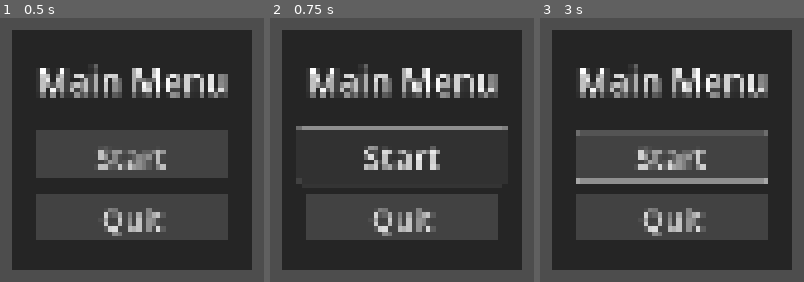
Above: before the commit, frames 1-3 (left to right).
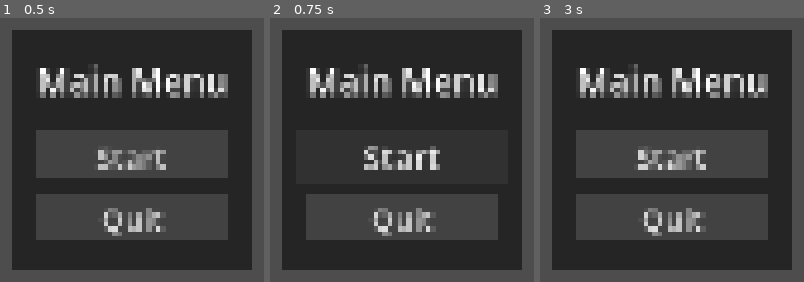
Above: after the commit, the same moments.

Repository: Paraross/geo-app
Game: Godot game, scene res://scenes/main.tscn
Same seed, same stepped clock (60 frames per second), same inputs: the game is played once before the commit and once after it.
Inputs (mouse positions are in pixels of both pictures, inside the frame that each line leads up to):
- Up to frame 1 (0.5 s): no input
- Up to frame 2 (0.75 s): click "Start" at 0.5 s
- Up to frame 3 (3 s): click "Start" at 1.25 s; click "Start" at 2 s; tap Enter at 2.75 s; move the mouse to (outside the picture) at 2.77 s; hold S (camera_down) from 2.78 s (still down)

Frame 1 is identical in both runs. In frame 2, 1.2% of the frame differs, in the area x 9-91%, y 40-43%; in frame 3, 1.7%, in the area x 13-87%, y 42-63%.

Commit message:
Remove border from the selected button

Diff:
--- a/themes/ui_theme.tres
+++ b/themes/ui_theme.tres
@@ -1,8 +1,10 @@
-[gd_resource type="Theme" load_steps=6 format=3 uid="uid://c7n5qor8wgsok"]
+[gd_resource type="Theme" load_steps=7 format=3 uid="uid://c7n5qor8wgsok"]
 
 [ext_resource type="StyleBox" uid="uid://biscsakumsjs1" path="res://themes/button.tres" id="1_qa7hf"]
 [ext_resource type="StyleBox" uid="uid://b6o40ufp5k8kc" path="res://themes/panel_container.tres" id="2_qa7hf"]
 [ext_resource type="StyleBox" uid="uid://lfqhgl5aaoq2" path="res://themes/quit_button.tres" id="3_qa7hf"]
+
+[sub_resource type="StyleBoxEmpty" id="StyleBoxEmpty_jkgan"]
 
 [sub_resource type="StyleBoxEmpty" id="StyleBoxEmpty_qa7hf"]
 content_margin_bottom = 16.0
@@ -12,6 +14,7 @@
 
 [resource]
 Button/font_sizes/font_size = 36
+Button/styles/focus = SubResource("StyleBoxEmpty_jkgan")
 Button/styles/normal = ExtResource("1_qa7hf")
 Label/font_sizes/font_size = 42
 Label/styles/normal = SubResource("StyleBoxEmpty_qa7hf")
